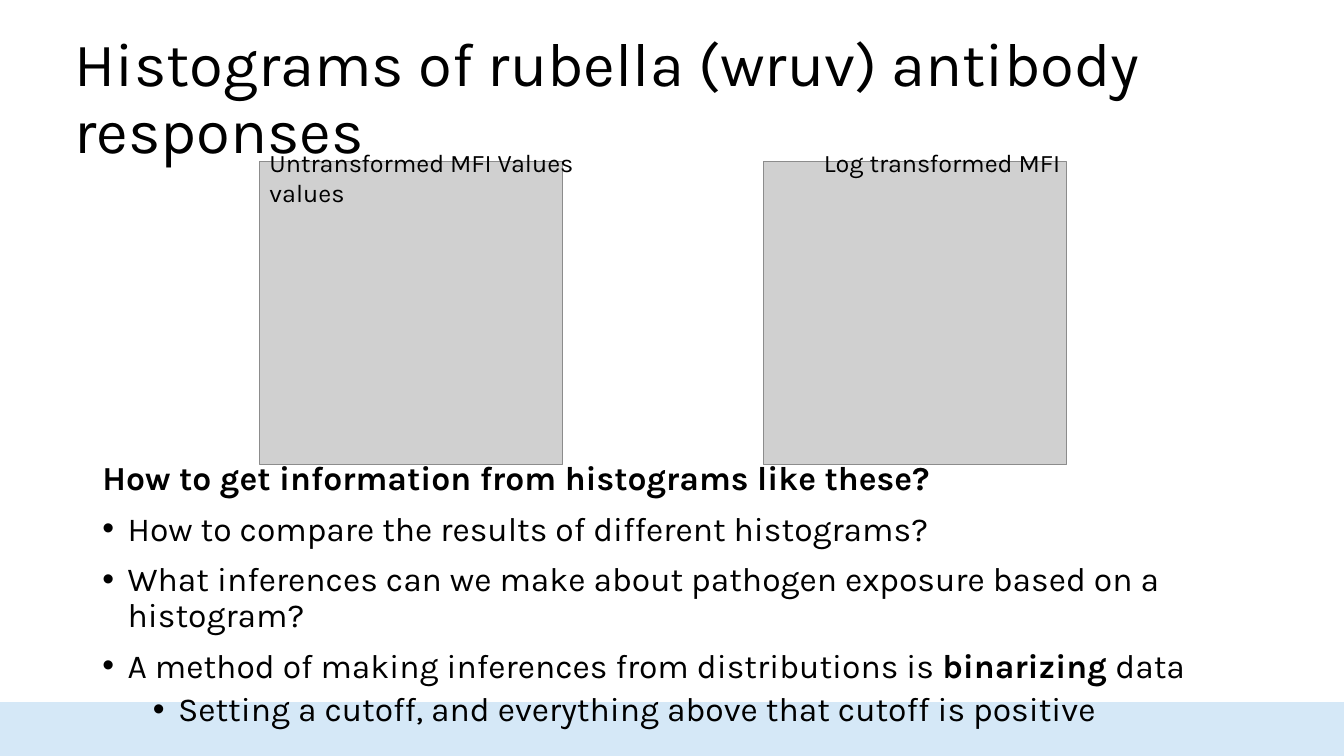
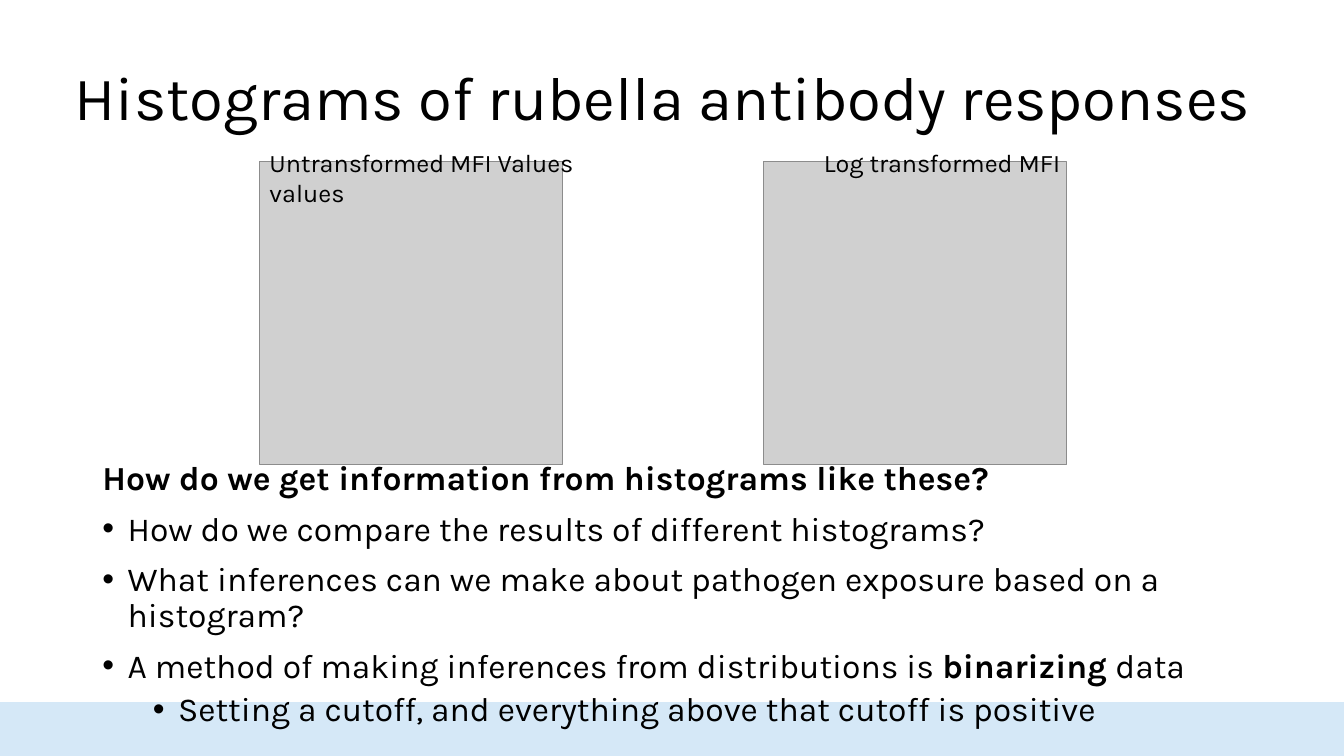
Before and after one commit to HopkinsIDD/seroanalytics_workshop, a slide deck: slide 8 of Part 4/Lecture 4.pptx. Drawn at 1344x756 pixels with LibreOffice and Linux fonts; fonts in the diff are those of the drawing; grey boxes stand for pictures; background and template pictures are left out. Boxes give left, top, right and bottom in pixels: in the first picture for what was removed or moved away, otherwise in the second. Text is boxed around its words. In the diff, an @@ line names an element or a change of style, - is before the commit and + after.

```diff
--- a/Part 4/Lecture 4.pptx
+++ b/Part 4/Lecture 4.pptx
@@ title at bbox=[75, 77, 1250, 135]: text changed @@
-Histograms of rubella (wruv) antibody responses
+Histograms of rubella antibody responses
@@ text at bbox=[102, 460, 989, 550]: text changed @@
-How to get information from histograms like these?
-• How to compare the results of different histograms?
+How do we get information from histograms like these?
+• How do we compare the results of different histograms?
```
Also in this commit, not shown: 15 other slides changed, 3 other files.
